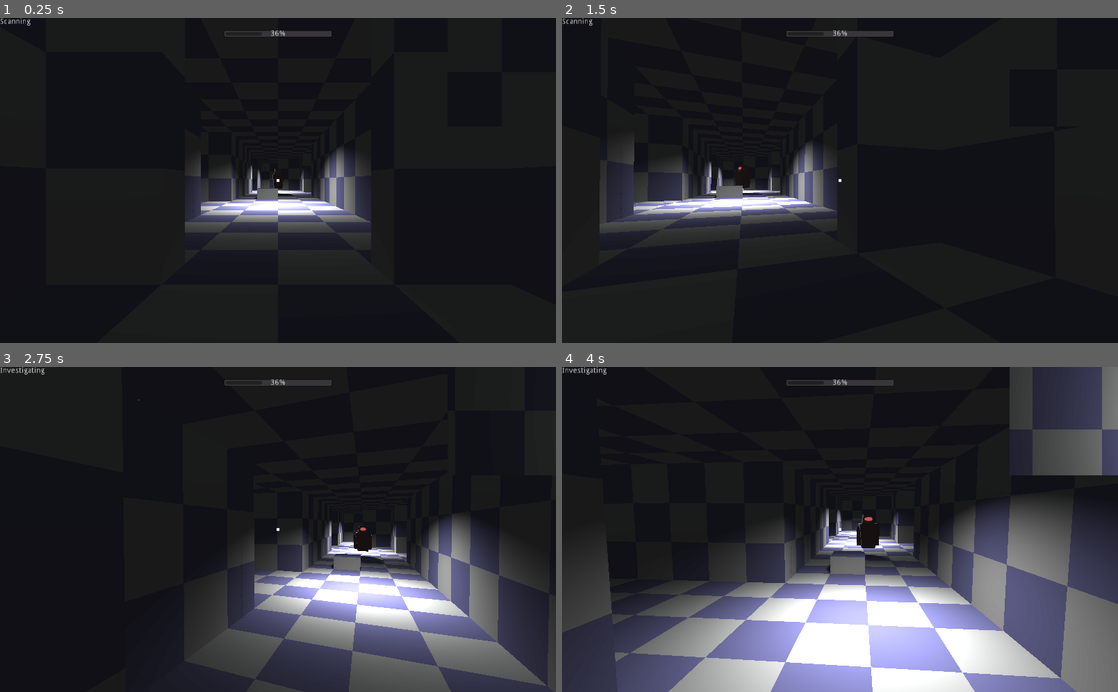
Above: before the commit, frames 1-4 (two rows, left to right).
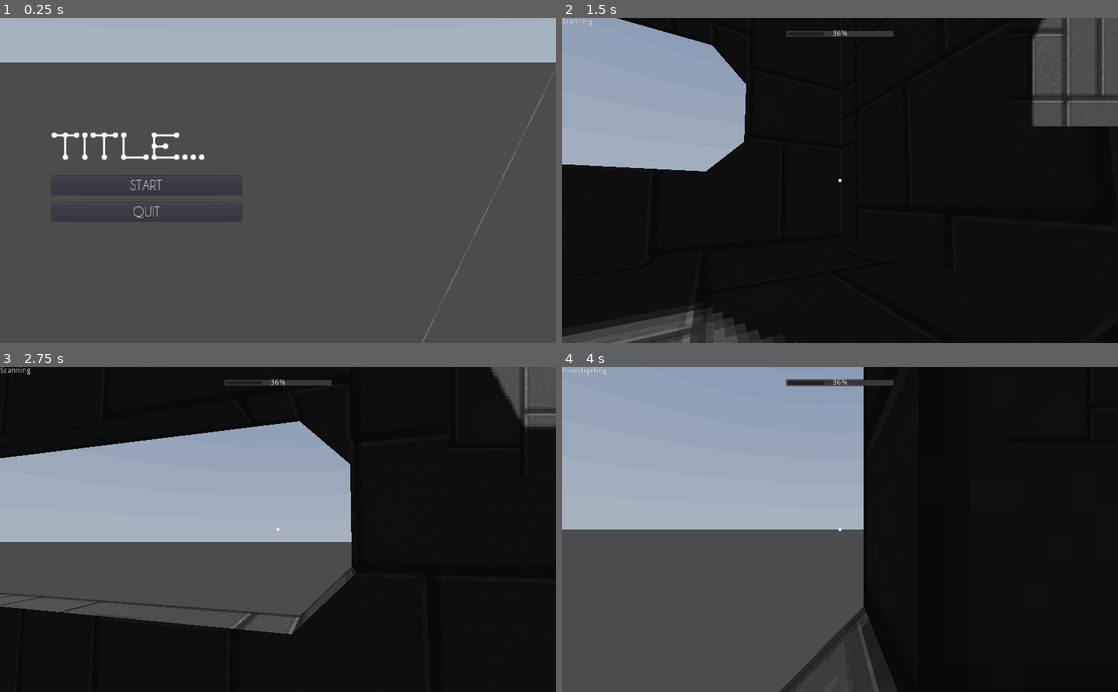
Above: after the commit, the same moments.

Repository: anthonyfinch/LD51
Game: Godot game, scene res://Title.tscn
The game is run twice, just before and just after one commit, with the same random seed, the same clock (stepped at 60 frames per second) and the same inputs. Before the commit the project starts from res://levels/TestLevel2.tscn. A sky picture missing from this copy of the repository is replaced by a grey-blue gradient.
Inputs (mouse positions are in pixels of both pictures, inside the frame that each line leads up to):
- Up to frame 1 (0.25 s): no input
- Up to frame 2 (1.5 s): click (706, 187) at 0.5 s, where only the run after the commit has a clickable "START"; move the mouse to (867, 180) at 1.27 s; hold W (forward) from 1.28 s (still down); tap C (crouch) at 1.35 s
- Up to frame 3 (2.75 s): keep holding W (forward); tap Space (jump) at 1.52, 2.27 s; move the mouse to (250, 529) at 2.02 s; tap C (crouch) at 2.1 s
- Up to frame 4 (4 s): keep holding W (forward); move the mouse to (851, 523) at 2.77 s; tap C (crouch) at 2.85, 3.6 s; move the mouse to (834, 536) at 3.52 s; tap Space (jump) at 3.77 s

The runs differ from the first frame. In frame 1, 98% of the frame differs, in the area x 0-100%, y 0-100%; in frame 2, 29%; in frame 3, 59%; in frame 4, 81%.

Commit message:
configure main scene to title scene

Diff:
--- a/project.godot
+++ b/project.godot
@@ -213,7 +213,7 @@
 [application]
 
 config/name="LD51"
-run/main_scene="res://levels/TestLevel2.tscn"
+run/main_scene="res://Title.tscn"
 config/icon="res://icon.png"
 
 [autoload]
